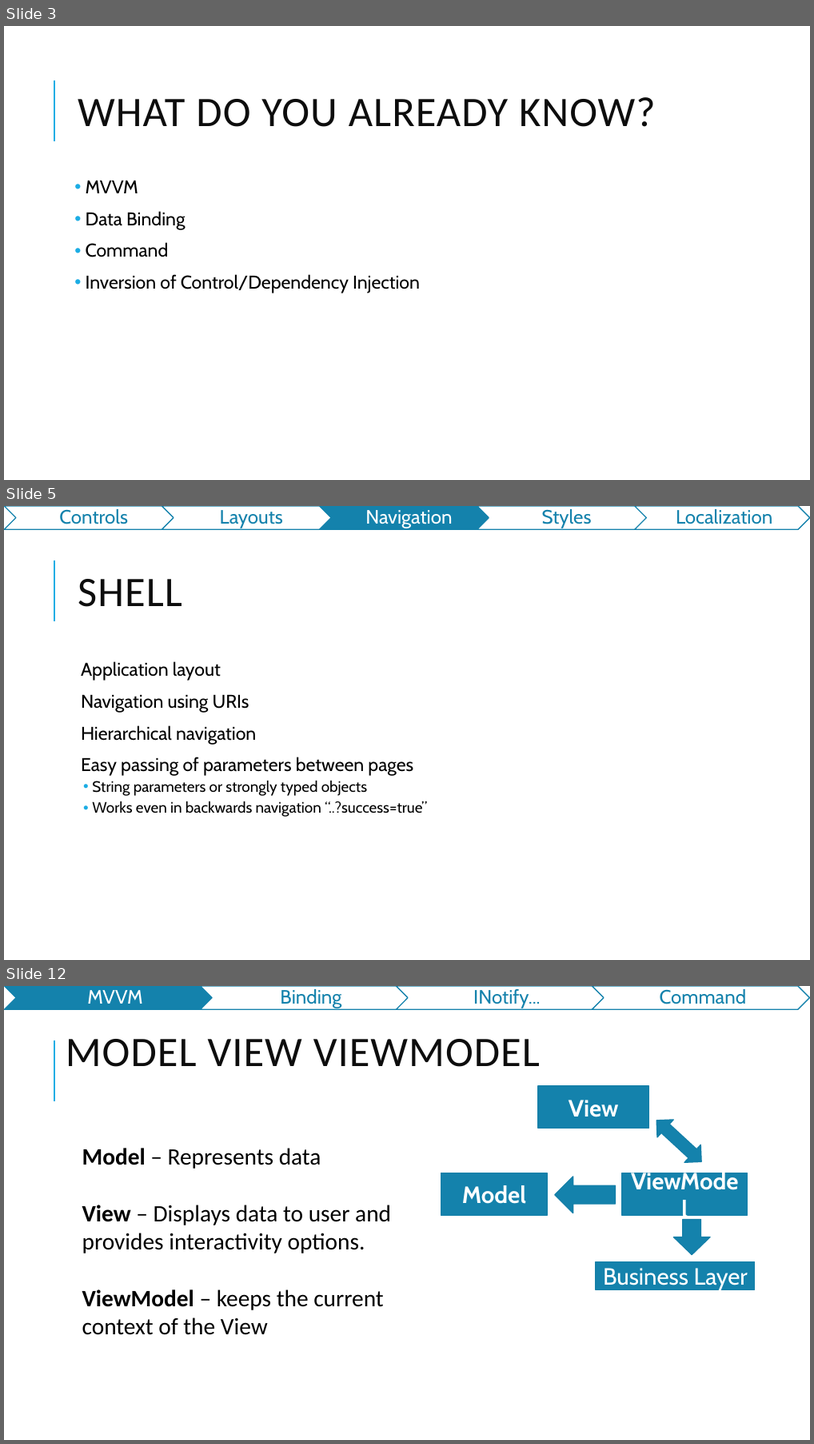
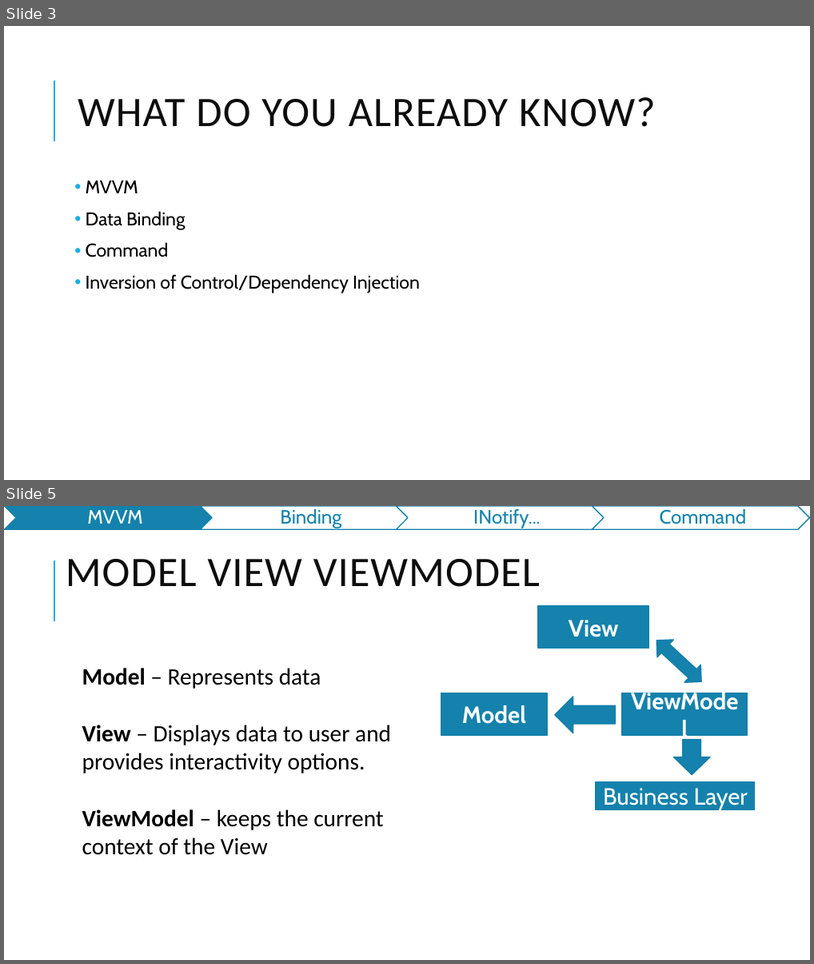
Before and after one commit to jasho/pv239-maui, a slide deck: 03_MVVM/PV239-Xamarin-03_MVVM.pptx. Shown one above the other, each under a label of ours: slides 3, 5 and 12 before the commit, slides 3 and 5 after it; the slides between them are not shown. The pictures are 814x1444 and 814x964 pixels, drawn with LibreOffice and Linux fonts; fonts in the diff are those of the drawing. Boxes give left, top, right and bottom in pixels: in the first picture for what was removed or moved away, otherwise in the second. Text is boxed around its words. In the diff, an @@ line names an element or a change of style, - is before the commit and + after.

```diff
--- a/03_MVVM/PV239-Xamarin-03_MVVM.pptx
+++ b/03_MVVM/PV239-Xamarin-03_MVVM.pptx
@@ slide 5 removed at (x1=4, y1=506, x2=810, y2=960), background #FFFFFF; not listed: 1 template element that a slide beside it also shows @@
@@ group removed at (x1=4, y1=506, x2=810, y2=529): 5 chevrons, 5 texts @@
-Controls
-Layouts
-Navigation
-Styles
-Localization
@@ title removed at (x1=78, y1=579, x2=182, y2=607) @@
-SHELL
@@ text removed at (x1=81, y1=661, x2=427, y2=816) @@
-  Application layout
-  Navigation using URIs
-  Hierarchical navigation
-  Easy passing of parameters between pages
-  • String parameters or strongly typed objects
-  • Works even in backwards navigation “..?success=true”
@@ what was slide 12 is now slide 5 @@
```
Also in this commit, not shown: 3 slides changed, 1 slide added, 6 other slides removed, 20 other files.
